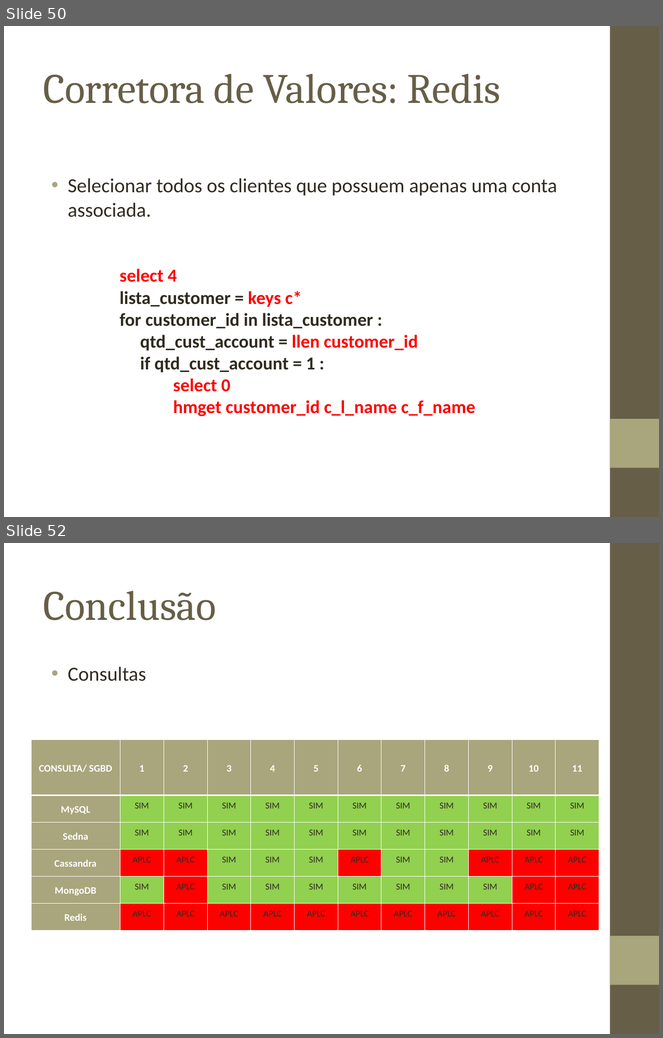
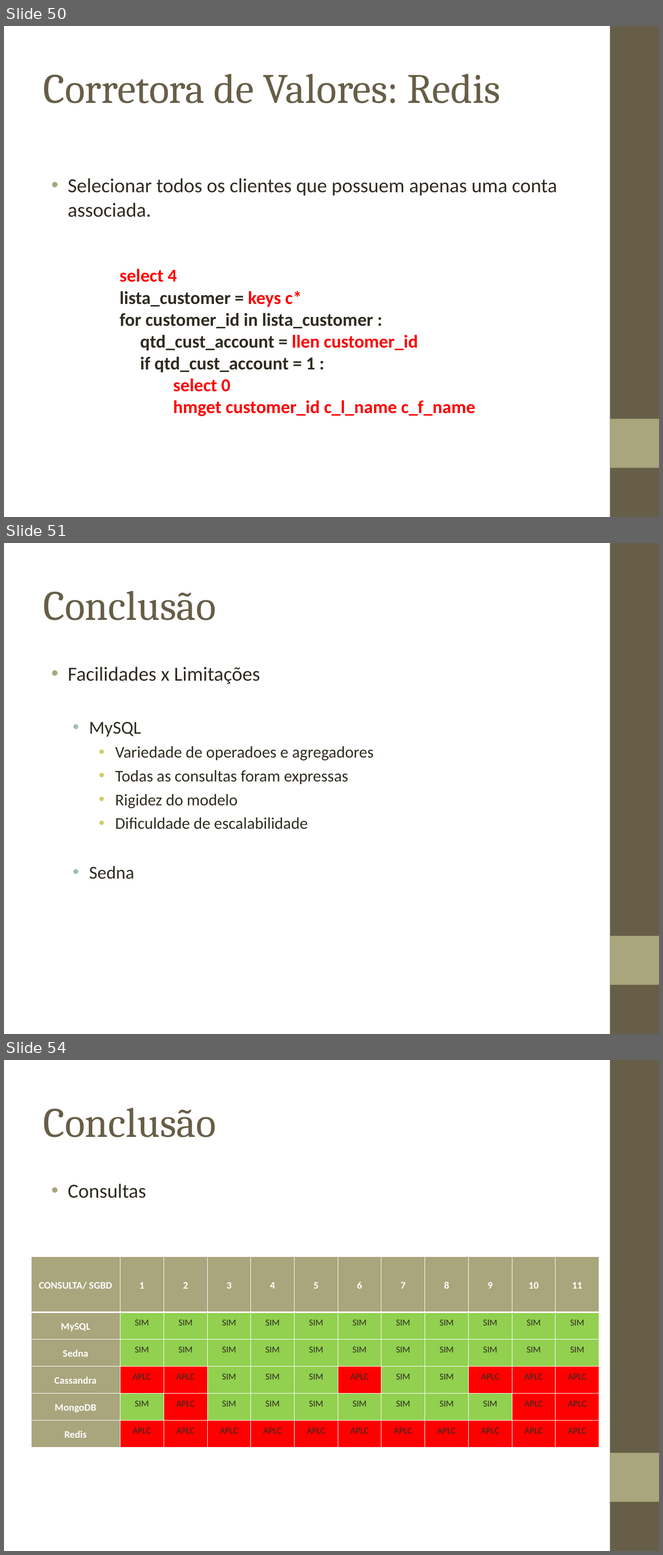
Before and after one commit to biacpaixao/Projeto_Final, a slide deck: apresentacao_projeto_final-v3.ppt. Shown one above the other, each under a label of ours: slides 50 and 52 before the commit, slides 50, 51 and 54 after it; the slides between them are not shown. The pictures are 663x1038 and 663x1555 pixels, drawn with LibreOffice and Linux fonts; fonts in the diff are those of the drawing; background and template pictures are left out. Boxes give left, top, right and bottom in pixels: in the first picture for what was removed or moved away, otherwise in the second. Text is boxed around its words. In the diff, an @@ line names an element or a change of style, - is before the commit and + after.

```diff
--- a/apresentacao_projeto_final-v3.ppt
+++ b/apresentacao_projeto_final-v3.ppt
@@ slide 51 added at <box>4,543,659,1034</box>, background picture (left out); not listed: 2 template elements that a slide beside it also shows @@
@@ title added at <box>44,591,217,620</box>, 46 pt, text #675E47 @@
+Conclusão
@@ text added at <box>68,667,374,879</box>, 18 pt, text #2F2B20 @@
+• Facilidades x Limitações
+  • MySQL
+    • Variedade de operadoes e agregadores
+    • Todas as consultas foram expressas
+    • Rigidez do modelo
+    • Dificuldade de escalabilidade
+  • Sedna
@@ what was slide 52 is now slide 54 @@
```
Also in this commit, not shown: 1 slide changed, 1 other slide added.
